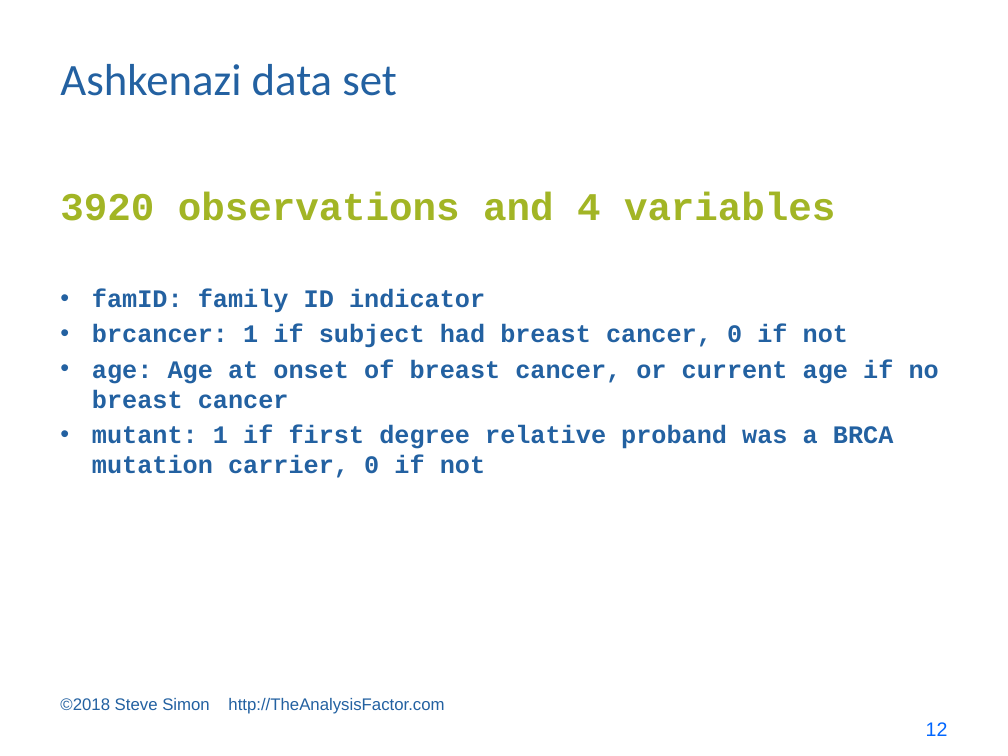
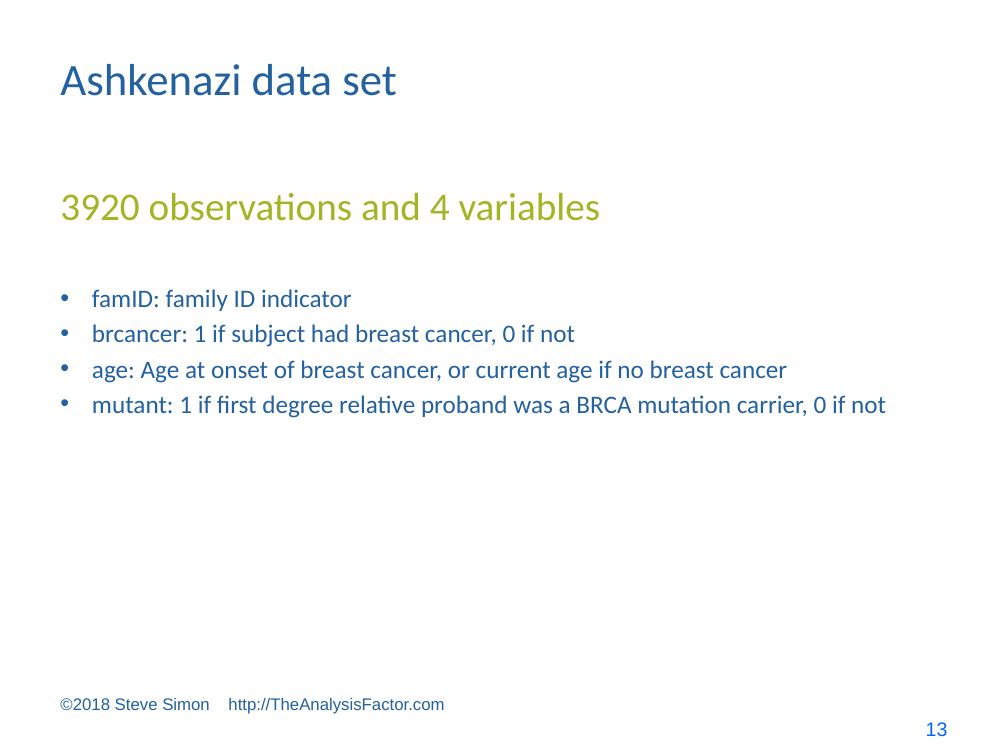
Before and after one commit to pmean/survival-models, a slide deck: slide 13 of bin/survival lecture 7.pptx (slide 12 before the commit). Drawn at 1008x756 pixels with LibreOffice and Linux fonts; fonts in the diff are those of the drawing. Boxes give left, top, right and bottom in pixels: in the first picture for what was removed or moved away, otherwise in the second. Text is boxed around its words. In the diff, an @@ line names an element or a change of style, - is before the commit and + after.

```diff
--- a/bin/survival lecture 7.pptx
+++ b/bin/survival lecture 7.pptx
@@ text "3920 observations and 4 variables" at (x1=60, y1=192, x2=601, y2=221): font Courier New to Calibri, bold off @@
@@ text "famID: family ID indicator" at (x1=92, y1=289, x2=886, y2=418): font Courier New to Calibri, bold off @@
@@ page number at (x1=926, y1=722, x2=948, y2=737): text changed @@
-12
+13
```
Also in this commit, not shown: 14 other slides changed, 1 slide added, 3 other files.
